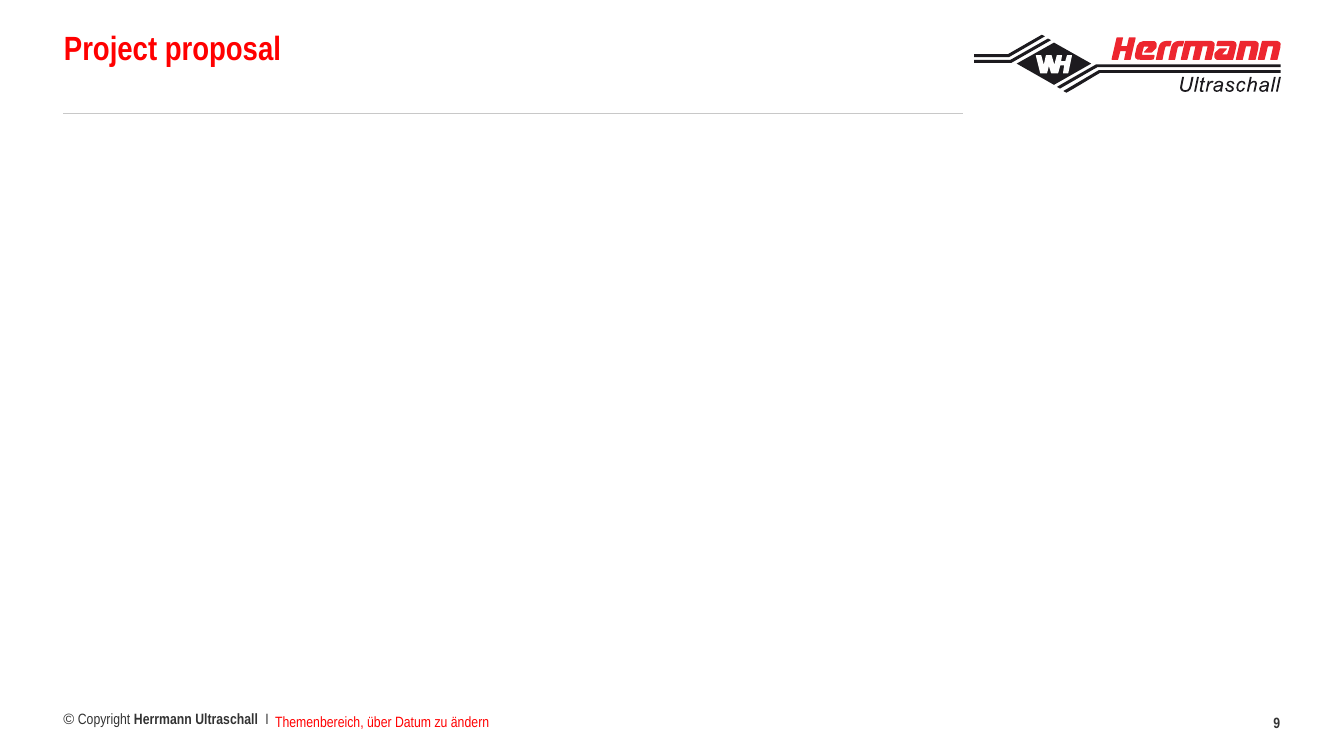
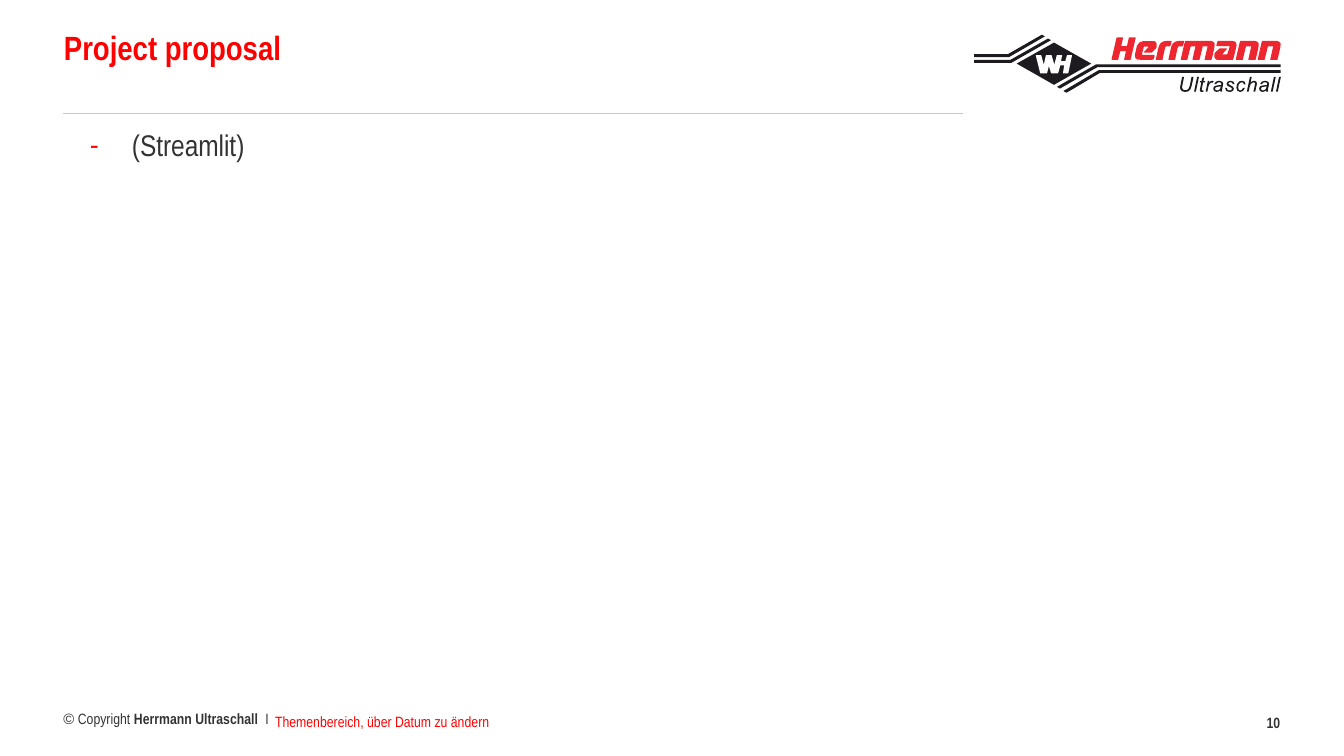
Before and after one commit to francoisbrouet/sep24_cds_int_us-welding, a slide deck: slide 10 of defense/Project defense Francois Brouet.pptx (slide 9 before the commit). Drawn at 1344x756 pixels with LibreOffice and Linux fonts; fonts in the diff are those of the drawing; background and template pictures are left out. Boxes give left, top, right and bottom in pixels: in the first picture for what was removed or moved away, otherwise in the second. Text is boxed around its words. In the diff, an @@ line names an element or a change of style, - is before the commit and + after.

```diff
--- a/defense/Project defense Francois Brouet.pptx
+++ b/defense/Project defense Francois Brouet.pptx
@@ text added at box(132, 134, 244, 162), 16 pt, text #333333 @@
+  – (Streamlit)
@@ page number at box(1267, 717, 1281, 728): text changed @@
-9
+10
```
Also in this commit, not shown: 2 other slides changed, 4 slides added, 3 other files.
